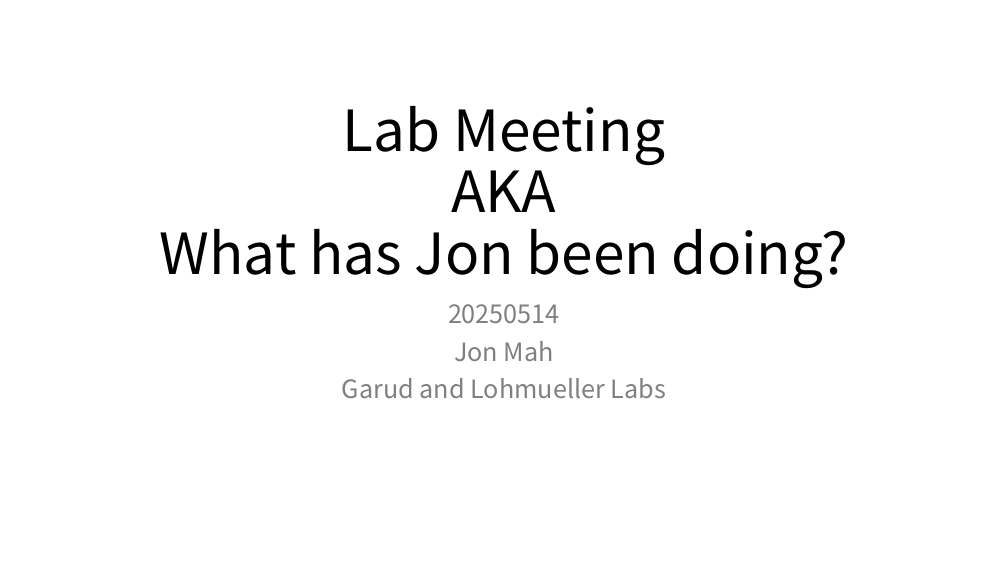
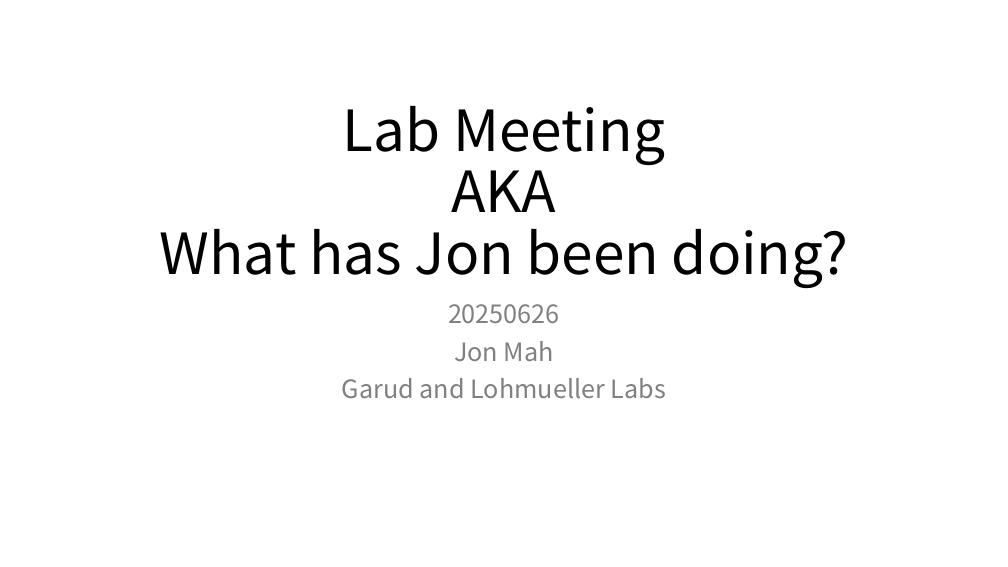
Before and after one commit to jon-mah/sample_size_demography, a slide deck: slide 1 of Summary/20250626_lab_meeting.pptx. Drawn at 1008x567 pixels with LibreOffice and Linux fonts; fonts in the diff are those of the drawing. Boxes give left, top, right and bottom in pixels: in the first picture for what was removed or moved away, otherwise in the second. Text is boxed around its words. In the diff, an @@ line names an element or a change of style, - is before the commit and + after.

```diff
--- a/Summary/20250626_lab_meeting.pptx
+++ b/Summary/20250626_lab_meeting.pptx
@@ subtitle at bbox=[448, 304, 560, 323]: text changed @@
-20250514
+20250626
```
Also in this commit, not shown: 4 other slides changed, 36 slides added, 2 slides removed, 5 other files.
